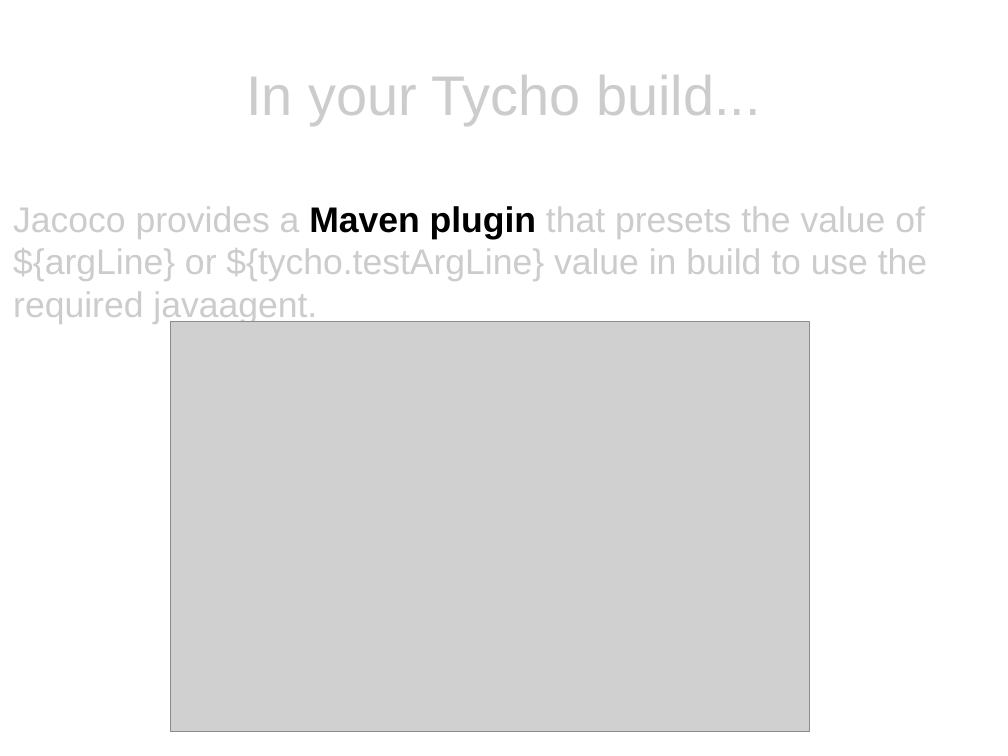
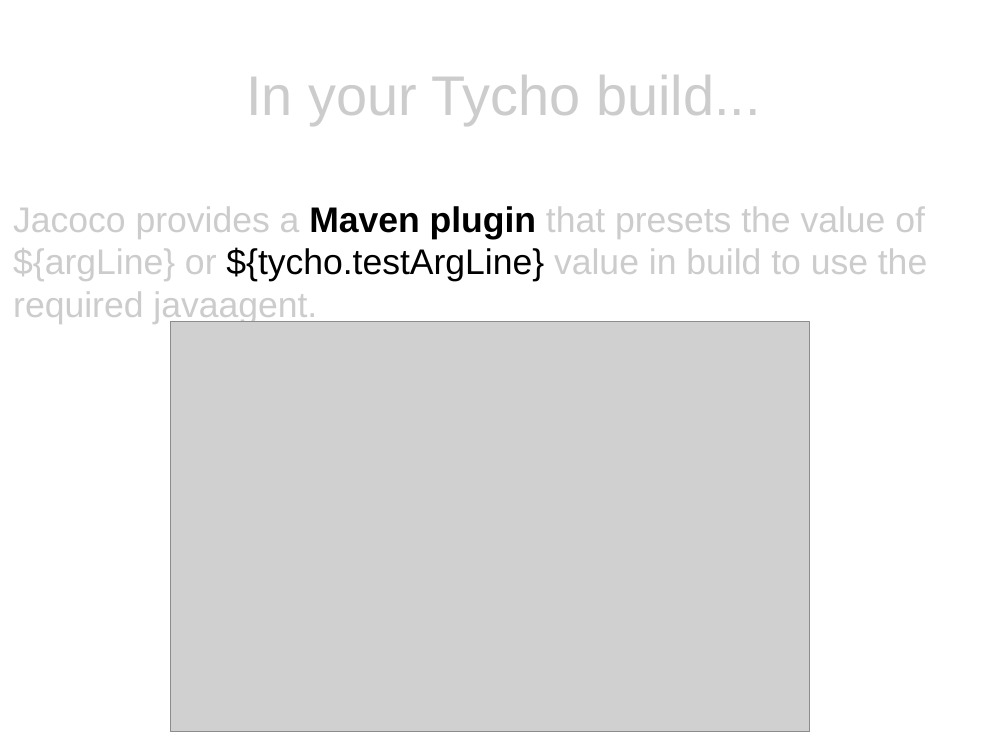
Before and after one commit to eclipse/recommenders, a slide deck: slide 14 of presentation/presentation.odp. Drawn at 1008x756 pixels with LibreOffice and Linux fonts; fonts in the diff are those of the drawing; grey boxes stand for pictures. Boxes give left, top, right and bottom in pixels: in the first picture for what was removed or moved away, otherwise in the second. Text is boxed around its words. In the diff, an @@ line names an element or a change of style, - is before the commit and + after.

```diff
--- a/presentation/presentation.odp
+++ b/presentation/presentation.odp
@@ text at [13, 247, 927, 324]: text colour #CCCCCC to #000000 in "${tycho.testArgLine}" @@
```
Also in this commit, not shown: 2 other slides changed, 2 slides added, 1 slide removed.
